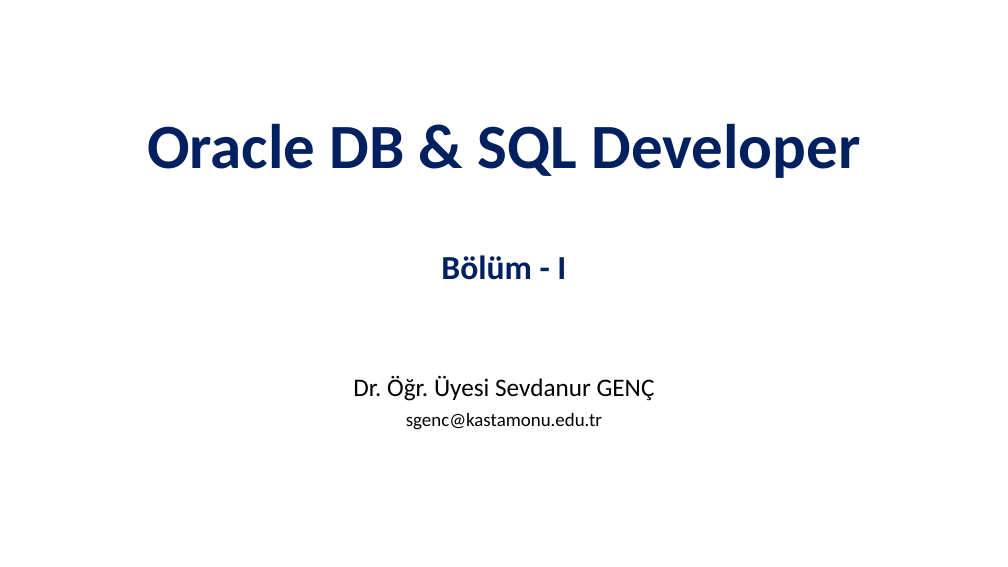
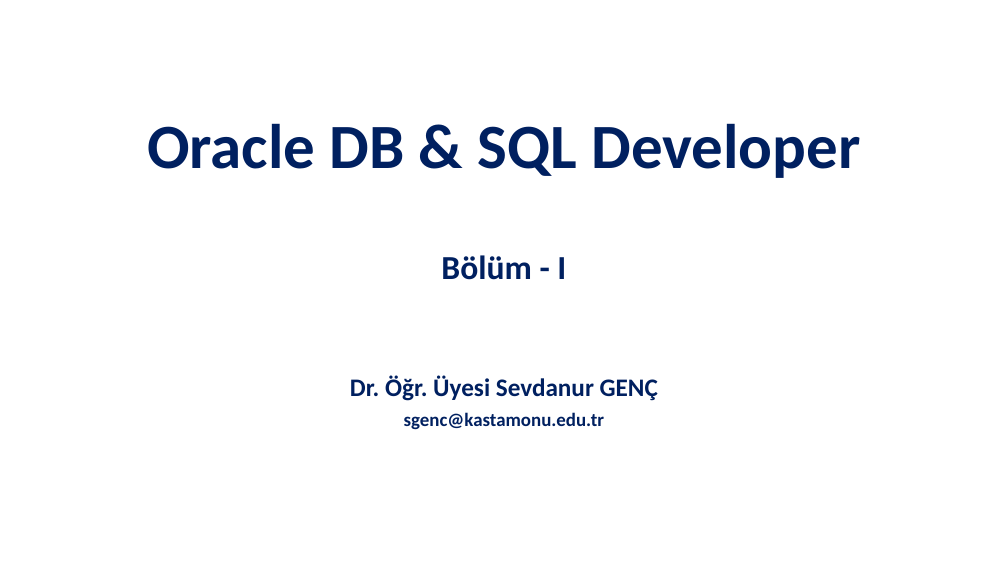
Before and after one commit to SevdanurGENC/Oracle-DB-SQL-Developer-Lecture-Notes, a slide deck: slide 1 of Slides/Oracle DB & SQL Developer - Bolum I.pptx. Drawn at 1008x567 pixels with LibreOffice and Linux fonts; fonts in the diff are those of the drawing. Boxes give left, top, right and bottom in pixels: in the first picture for what was removed or moved away, otherwise in the second. Text is boxed around its words. In the diff, an @@ line names an element or a change of style, - is before the commit and + after.

```diff
--- a/Slides/Oracle DB & SQL Developer - Bolum I.pptx
+++ b/Slides/Oracle DB & SQL Developer - Bolum I.pptx
@@ subtitle "Dr. Öğr. Üyesi Sevdanur GENÇ" at bbox=[350, 375, 658, 430]: text colour #000000 to #002060, bold on @@
```
Also in this commit, not shown: 7 slides added, 4 other files.
